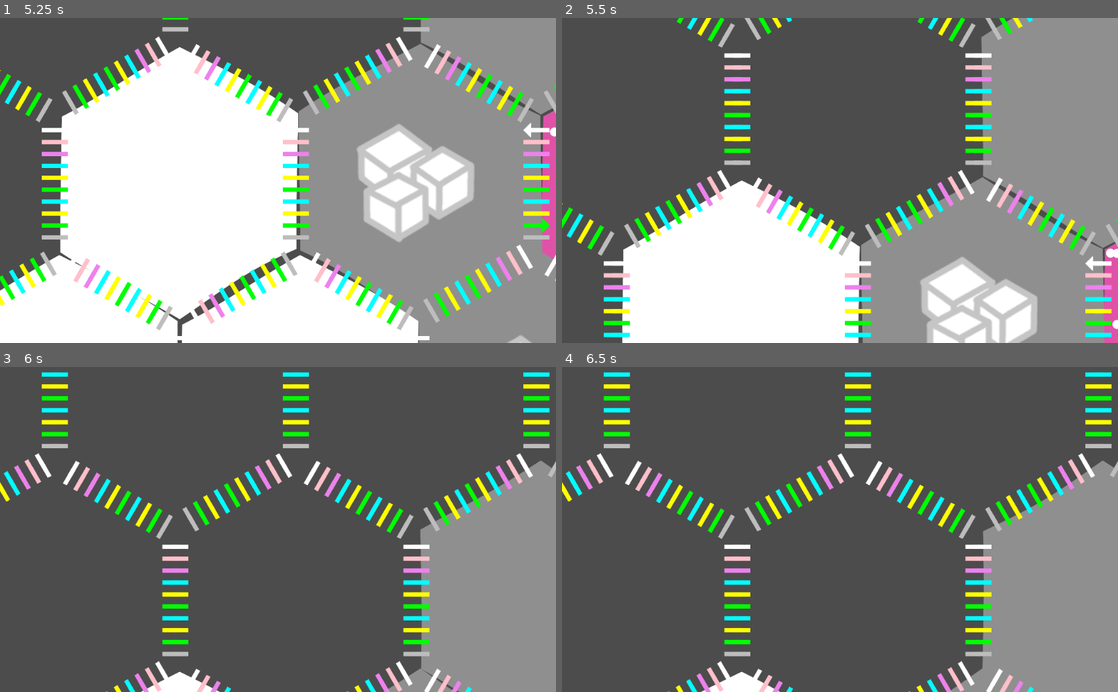
Above: before the commit, frames 1-4 (two rows, left to right).
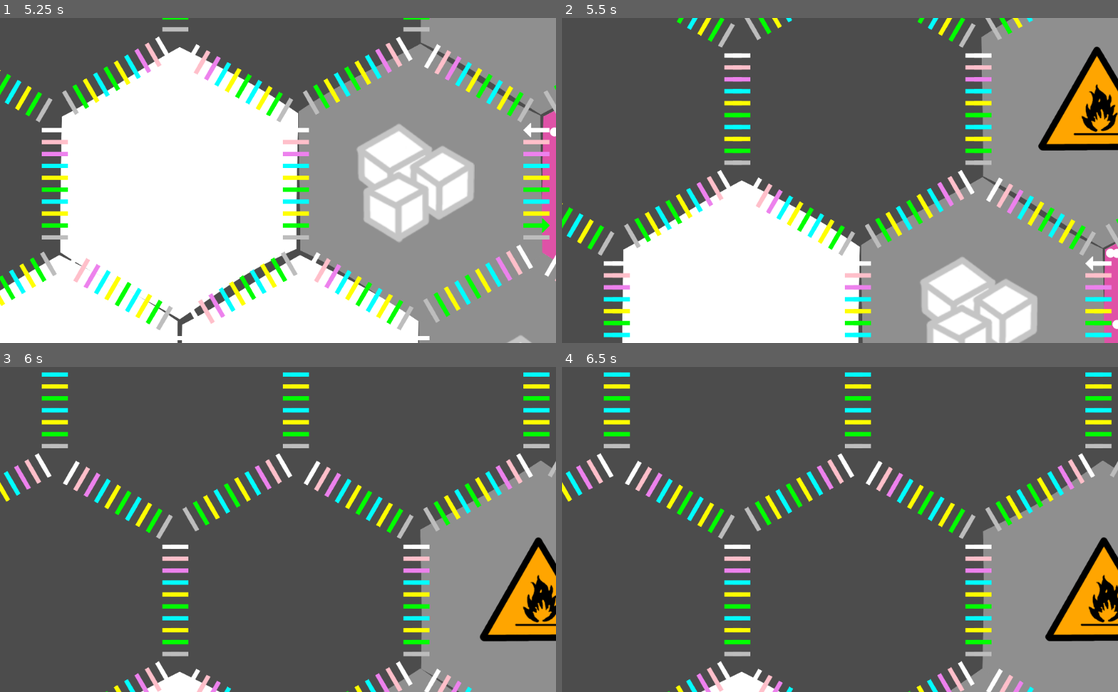
Above: after the commit, the same moments.

Repository: tobyp/hackathon2020
Game: Godot game, scene res://main.tscn
Two runs of this game, one before a commit and one after it. Both use one fixed random seed, a clock stepped at 60 frames per second and the inputs below.
Inputs (mouse positions are in pixels of both pictures, inside the frame that each line leads up to):
- Up to frame 1 (5.25 s): tap Enter at 0.5 s; drag from (278, 76) to (333, 109) at 0.52 s; drag from (155, 284) to (250, 245) at 1.27 s; move the mouse to (400, 284) at 2.02 s; hold A 2.03-2.75 s; click (400, 284) at 2.17 s; drag from (411, 76) to (111, 131) at 2.77 s; drag from (177, 76) to (305, 180) at 3.52 s; drag from (300, 284) to (194, 99) at 4.27 s; move the mouse to (61, 284) at 5.02 s; hold W from 5.03 s (still down); click (61, 284) at 5.17 s
- Up to frame 2 (5.5 s): keep holding W
- Up to frame 3 (6 s): release W at 5.75 s; drag from (539, 591) to (166, 545) at 5.77 s
- Up to frame 4 (6.5 s): no input

Frame 1 is identical in both runs. In frame 2, 2.9% of the frame differs, in the area x 85-100%, y 8-41%; in frame 3, 2.7%; in frame 4, 2.6%.

Commit message:
Fix poison resource signs

Diff:
--- a/cells/cell.gd
+++ b/cells/cell.gd
@@ -94,7 +94,7 @@
 	var old_count = particle_counts.get(type, 0)
 	var new_count = old_count + count
 	particle_counts[type] = new_count
-	if self.type == Globals.CellType.NORMAL:
+	if self.type == Globals.CellType.NORMAL or Globals.particle_type_is_factory(type):
 		self._put_particle_nodes(self._create_particle_nodes(type, count, anywhere))
 	emit_signal("particle_count_changed", self, type, old_count, new_count)
 
--- a/globals.gd
+++ b/globals.gd
@@ -92,6 +92,12 @@
 			return "Lye Ribosome"
 		ParticleType.ANTI_MITOCHONDRION:
 			return "Anti-Mitochondrion"
+		ParticleType.POISON_ALCOHOL:
+			return "Alcohol"
+		ParticleType.POISON_LYE:
+			return "Lye"
+		ParticleType.POISON_PLUTONIUM:
+			return "Plutonium"
 	return "Unknown Particle"
 
 static func particle_type_is_factory(particle: int) -> bool:
